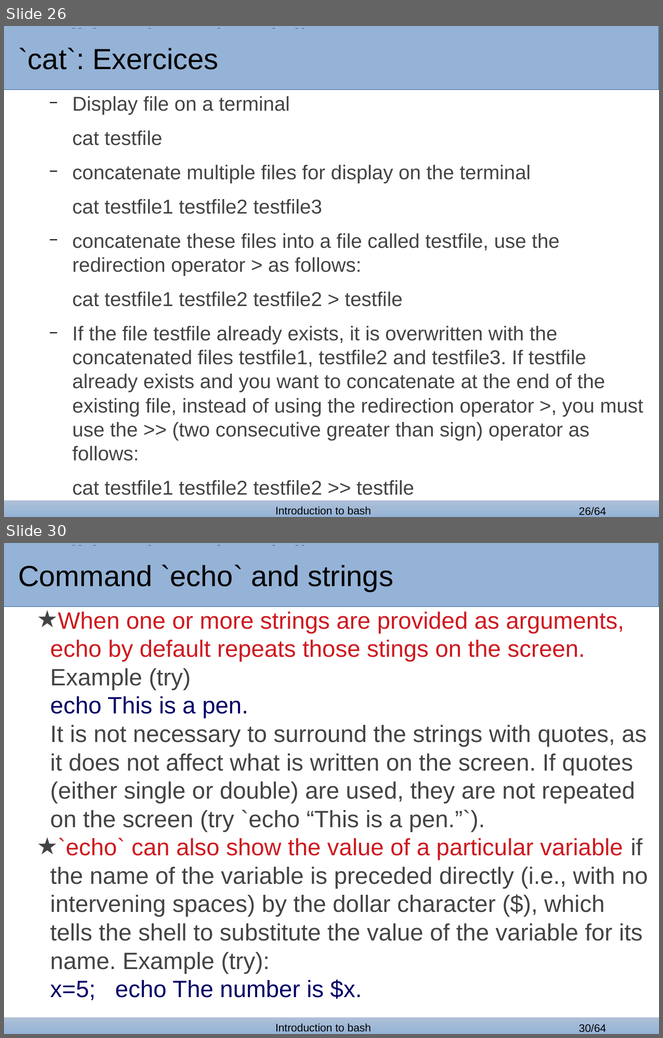
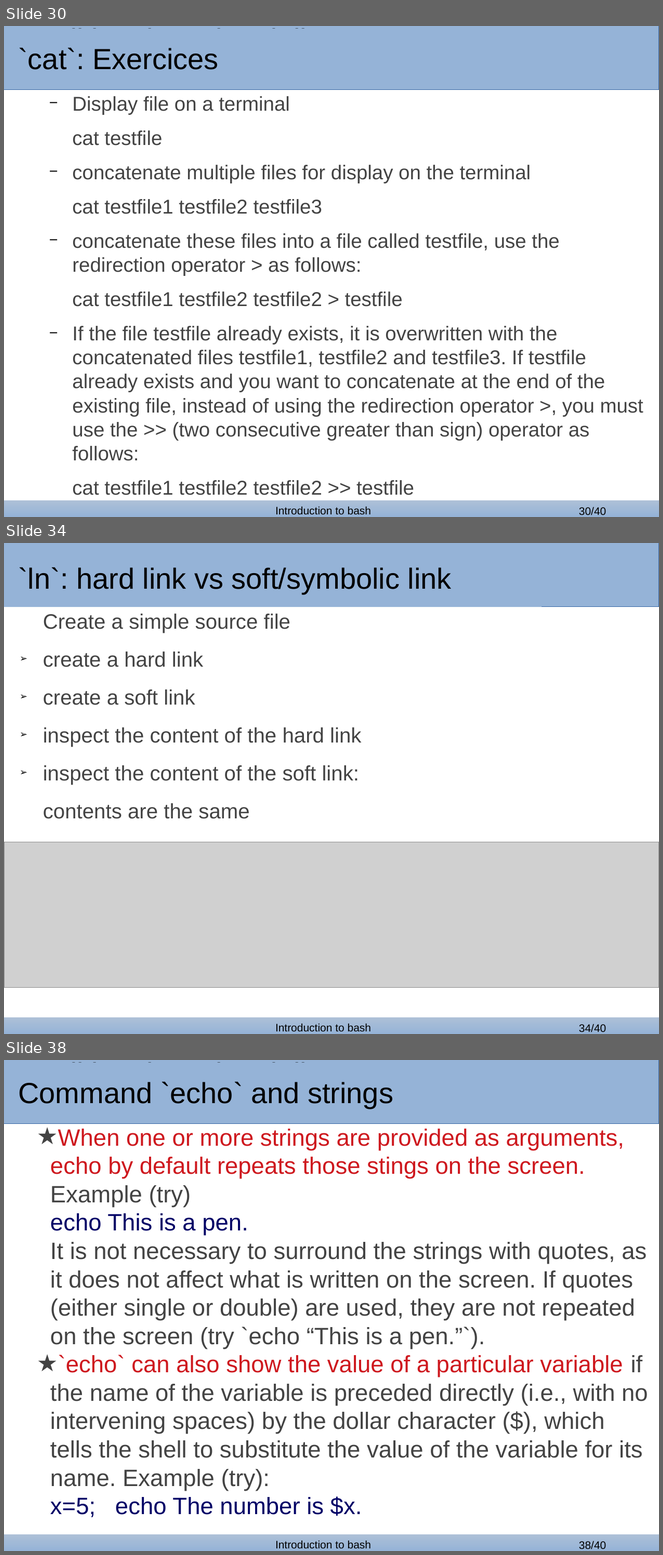
Before and after one commit to bertocco/abilita_info_units_1920, a slide deck: lezioni/bash_lessons/bash_1.odp. Shown one above the other, each under a label of ours: slides 26 and 30 before the commit, slides 30, 34 and 38 after it; the slides between them are not shown. The pictures are 663x1038 and 663x1555 pixels, drawn with LibreOffice and Linux fonts; fonts in the diff are those of the drawing; grey boxes stand for pictures; background and template pictures are left out. Boxes give left, top, right and bottom in pixels: in the first picture for what was removed or moved away, otherwise in the second. Text is boxed around its words. In the diff, an @@ line names an element or a change of style, - is before the commit and + after.

```diff
--- a/lezioni/bash_lessons/bash_1.odp
+++ b/lezioni/bash_lessons/bash_1.odp
@@ slide 34 added at (4, 543, 659, 1034), background #FFFFFF; not listed: 4 template elements that a slide beside it also shows @@
@@ rectangle added at (4, 548, 542, 607), fill #95B3D7, 32 pt, text #000000 @@
+`ln`: hard link vs soft/symbolic link
@@ text added at (43, 614, 361, 819), 23 pt, text #434343 @@
+Create a simple source file
+➢ create a hard link
+➢ create a soft link
+➢ inspect the content of the hard link
+➢ inspect the content of the soft link:
+contents are the same
@@ picture added at (4, 843, 659, 988) @@
@@ what was slide 26 is now slide 30 @@
@@ page number at (579, 508, 606, 516): text changed @@
-26/64
+30/40
@@ what was slide 30 is now slide 38 @@
@@ page number at (579, 1542, 606, 1550): text changed @@
-30/64
+38/40
```
Also in this commit, not shown: 5 slides changed, 8 other slides added, 33 slides removed, 1 other file.
